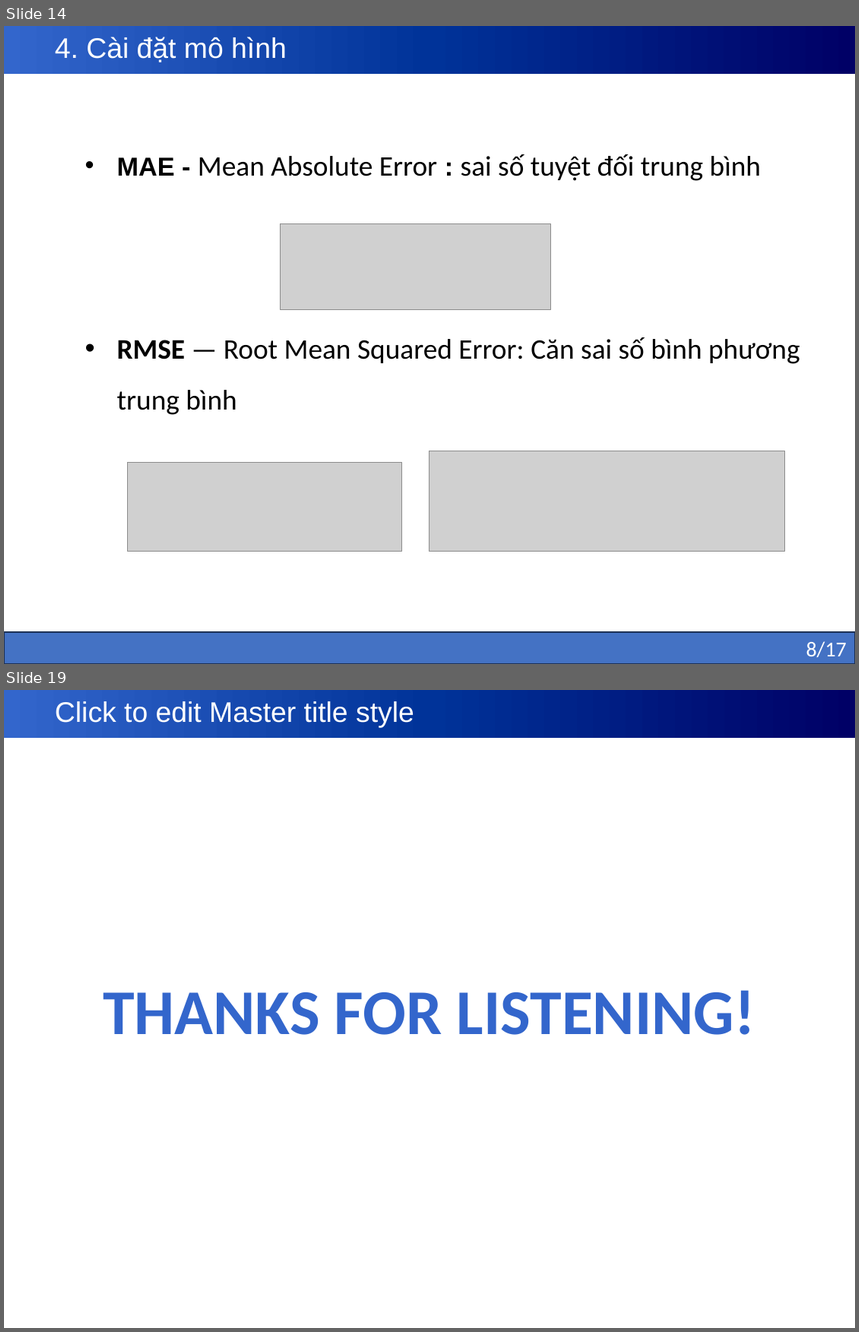
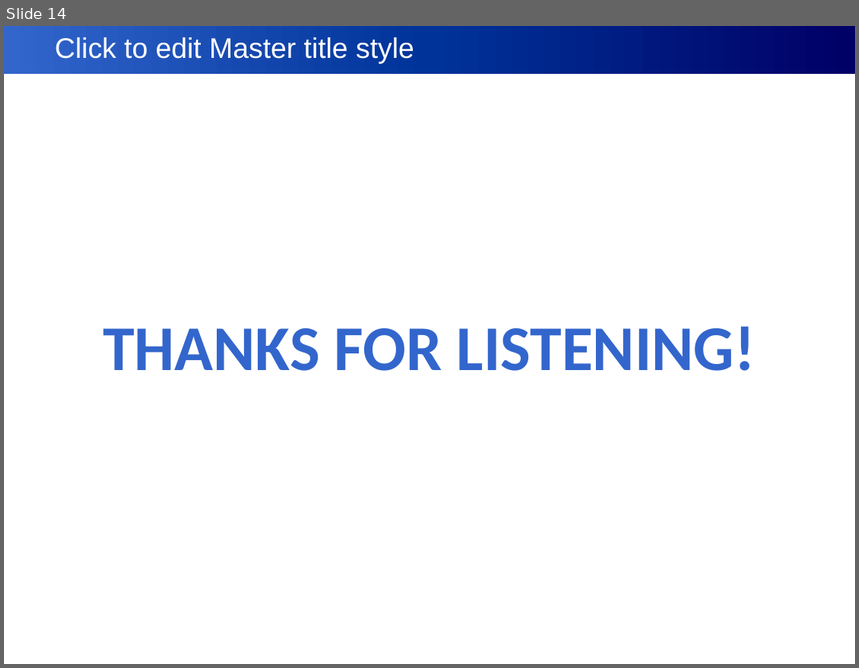
Before and after one commit to kly1906/12423030_MLproject, a slide deck: slides/baocaoML.pptx. Shown one above the other, each under a label of ours: slides 14 and 19 before the commit, slide 14 after it; the slides between them are not shown. The pictures are 859x1332 and 859x668 pixels, drawn with LibreOffice and Linux fonts; fonts in the diff are those of the drawing; grey boxes stand for pictures. Boxes give left, top, right and bottom in pixels: in the first picture for what was removed or moved away, otherwise in the second. Text is boxed around its words. In the diff, an @@ line names an element or a change of style, - is before the commit and + after.

```diff
--- a/slides/baocaoML.pptx
+++ b/slides/baocaoML.pptx
@@ slide 14 removed at bbox=[4, 26, 855, 664], background #FFFFFF; not listed: 1 template element that a slide beside it also shows @@
@@ title removed at bbox=[4, 26, 855, 74] @@
-4. Cài đặt mô hình
@@ text removed at bbox=[117, 154, 761, 181] @@
-• MAE - Mean Absolute Error : sai số tuyệt đối trung bình
@@ picture removed at bbox=[280, 224, 550, 309] @@
@@ text removed at bbox=[117, 338, 800, 415] @@
-• RMSE — Root Mean Squared Error: Căn sai số bình phương trung bình
@@ picture removed at bbox=[430, 451, 785, 551] @@
@@ picture removed at bbox=[127, 463, 402, 551] @@
@@ rectangle removed at bbox=[4, 632, 855, 664] @@
-8/17
@@ what was slide 19 is now slide 14 @@
```
Also in this commit, not shown: 9 slides changed, 4 slides added, 8 other slides removed, 2 other files.
